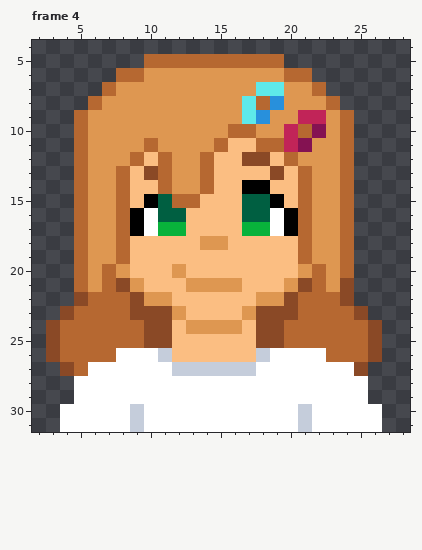
Edited in one commit: pixel-art file (Aseprite/Npc's/Profiles.aseprite). Above: the version before the commit.
32x32 pixels, 10 frames. Shown: frame 4: x 2..28, y 4..31.
The same view after the edit:
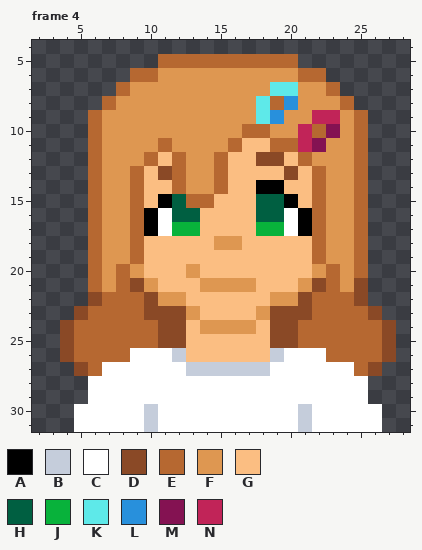
Palette (. is transparent): A #000000  B #c5cddb  C #ffffff  D #8a4926  E #b66831  F #de9751  G #fbbe82  H #005f41  J #08b23b  K #5ee9e9  L #2890dc  M #841252  N #c12458
What changed:
Frame 4:
y 5: x 10 E -> .; x 20 . -> E
y 6: x 8 E -> .; x 10 F -> E; x 20 E -> F; x 22 . -> E
y 7: x 7..8 EF -> .E; x 18 K -> F; x 20 F -> K; x 22..23 E. -> FE
y 8: x 6..7 EF -> .E; x 17..20 KELF -> FKEL; x 23..24 E. -> FE
y 9: x 5..6 EF -> .E; x 17..19 KLF -> FKL; x 21 N -> F; x 23..25 FE. -> NFE
y 10: x 5..6 EF -> .E; x 16 E -> F; x 18 F -> E; x 20..25 NEMFE. -> FNEMFE
y 11: x 5..6 EF -> .E; x 10..11 EF -> FE; x 15..16 EG -> FE; x 18 E -> G; x 20..22 NMF -> ENM; x 24..25 E. -> FE
y 12: x 5..6 EF -> .E; x 9..12 EGEF -> FEGE; x 14..15 EG -> FE; x 17 D -> G; x 19..21 GEF -> DGE; x 24..25 E. -> FE
y 13: x 5..6 EF -> .E; x 8..12 EGDEF -> FEGDE; x 14..15 EG -> FE; x 19..22 DGEF -> GDGE; x 24..25 E. -> FE
y 14: x 5..6 EF -> .E; x 8..9 EG -> FE; x 11..12 EF -> GE; x 14..15 EG -> FE; x 17 A -> G; x 19 G -> A; x 21..22 EF -> GE; x 24..25 E. -> FE
y 15: x 5..6 EF -> .E; x 8..12 EGAHE -> FEGAH; x 14 G -> E; x 17 H -> G; x 19..22 AGEF -> HAGE; x 24..25 E. -> FE
y 16: x 5..6 EF -> .E; x 8..11 EACH -> FEAC; x 13 G -> H; x 17 H -> G; x 19..22 CAEF -> HCAE; x 24..25 E. -> FE
y 17: x 5..6 EF -> .E; x 8..11 EACJ -> FEAC; x 13 G -> J; x 17 J -> G; x 19..22 CAEF -> JCAE; x 24..25 E. -> FE
y 18: x 5..6 EF -> .E; x 8..9 EG -> FE; x 14 F -> G; x 16 G -> F; x 21..22 EF -> GE; x 24..25 E. -> FE
y 19: x 5..6 EF -> .E; x 8..9 EG -> FE; x 21..22 EF -> GE; x 24..25 E. -> FE
y 20: x 5..9 EFEFG -> .EFEF; x 12..13 FG -> GF; x 21..25 FEFE. -> GFEFE
y 21: x 5..10 EFEDFG -> .EFEDF; x 13 F -> G; x 17 G -> F; x 20..25 FDEFD. -> GFDEFD
y 22: x 5..6 DE -> .D; x 9..10 DF -> ED; x 12 G -> F; x 18 F -> G; x 20..21 DE -> FD; x 24..25 D. -> ED
y 23: x 4..5 DE -> .D; x 9 D -> E; x 12..13 FG -> DF; x 17..18 FD -> GF; x 21 E -> D; x 25..26 D. -> ED
y 24: x 3..4 DE -> .D; x 10 D -> E; x 12..13 GF -> DG; x 17..18 GD -> FG; x 20 E -> D; x 26..27 D. -> ED
y 25: x 3..4 DE -> .D; x 10 D -> E; x 12 G -> D; x 18 D -> G; x 20 E -> D; x 26..27 D. -> ED
y 26: x 3..4 DE -> .D; x 8 C -> E; x 11..12 BG -> CB; x 18..19 BC -> GB; x 26..27 D. -> ED
y 27: x 4..6 DEC -> .DE; x 12 B -> C; x 18 C -> B; x 25..26 D. -> ED
y 28..29: x 5 C -> .
y 30..31: x 4 C -> .; x 9..10 BC -> CB
Boxes around the changes in both pictures, in picture pixels (x1, y1, x2, y2):
changed: (46, 54, 396, 432)
